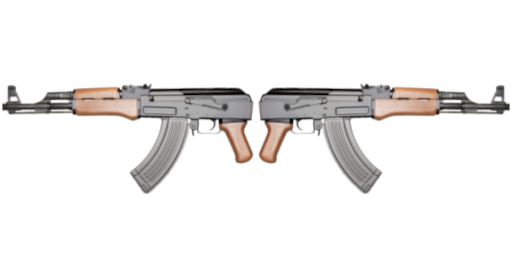
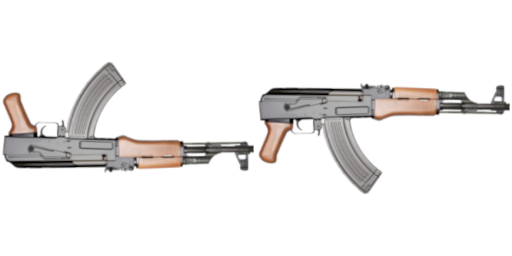
Before/after of a 512 × 256 layered artwork. What changed in the layer stack:
painted on "ak74_l" over [left=2, top=61, right=254, bottom=195]
